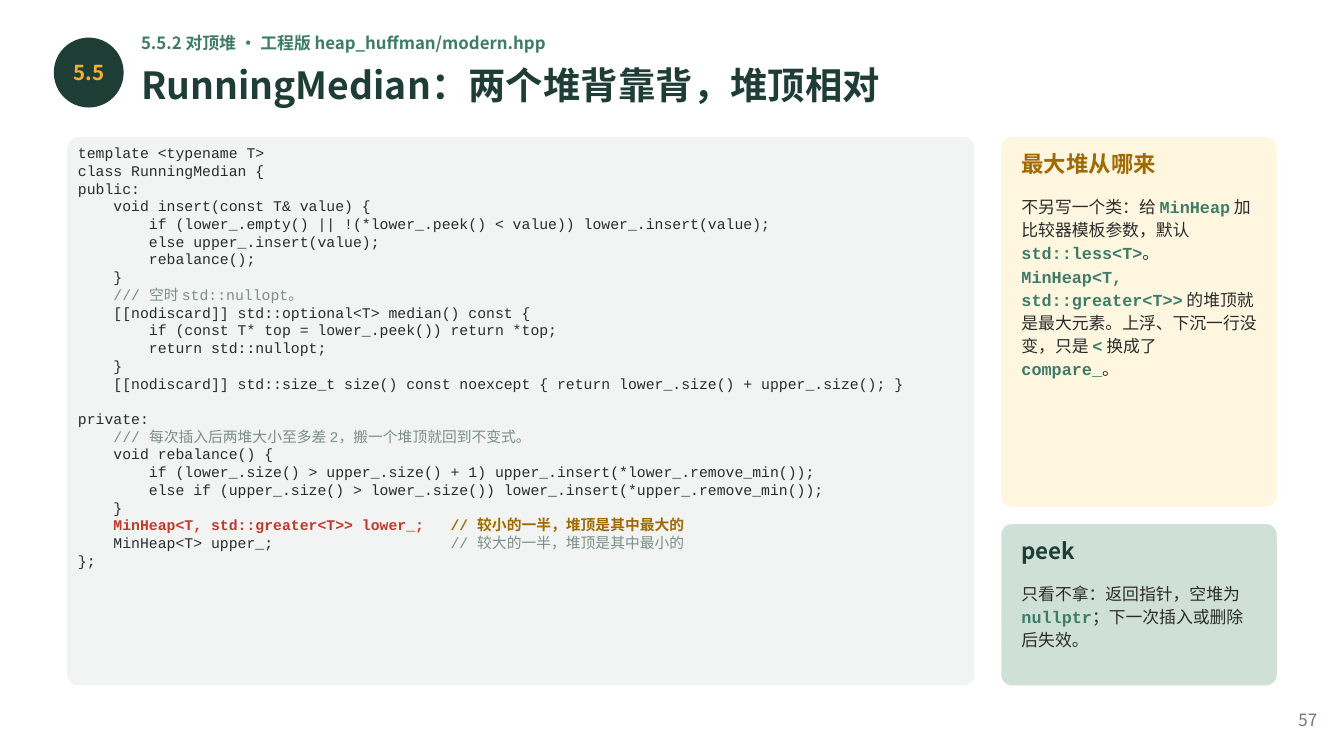
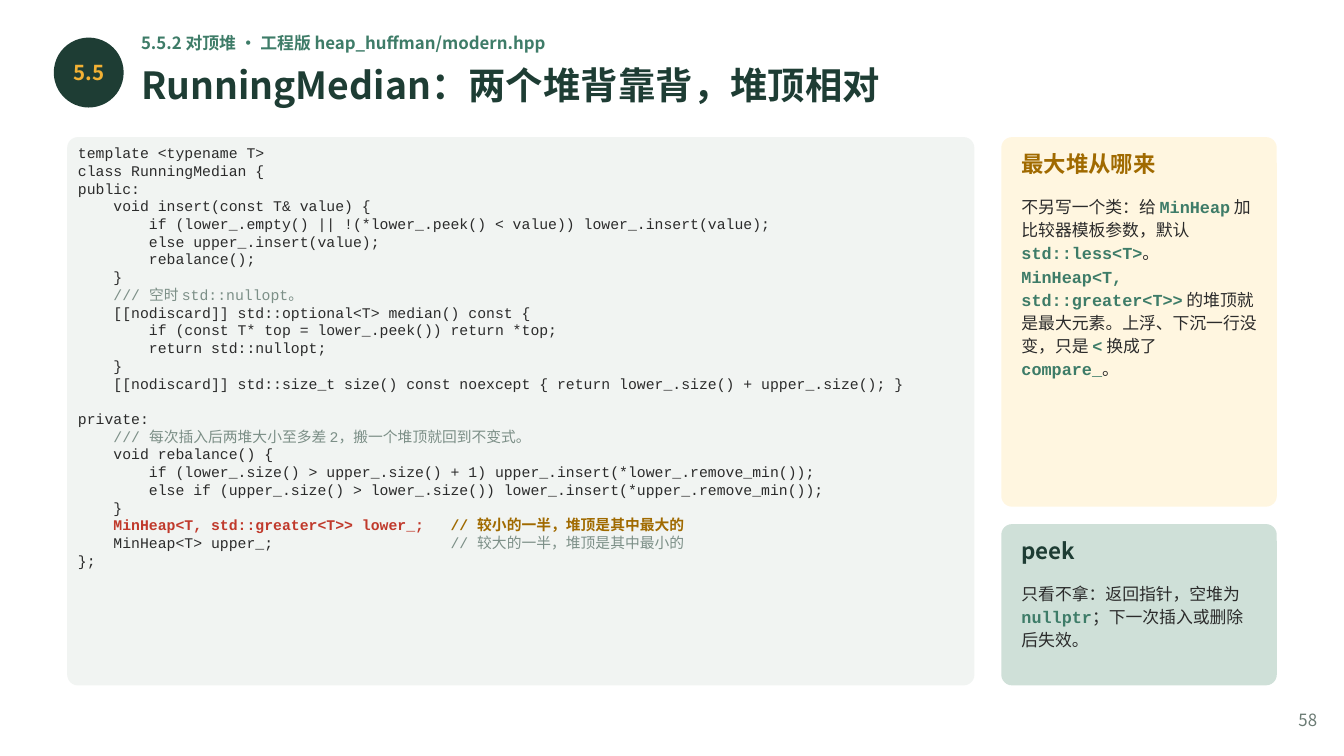
Before and after one commit to GMyhf/2026fall-cs201, a slide deck: slide 58 of courseware/202609_DSA_05_Binary_Tree.pptx (slide 57 before the commit). Drawn at 1344x756 pixels with LibreOffice and Linux fonts; fonts in the diff are those of the drawing. Boxes give left, top, right and bottom in pixels: in the first picture for what was removed or moved away, otherwise in the second. Text is boxed around its words. In the diff, an @@ line names an element or a change of style, - is before the commit and + after.

```diff
--- a/courseware/202609_DSA_05_Binary_Tree.pptx
+++ b/courseware/202609_DSA_05_Binary_Tree.pptx
@@ text at (1298,713,1317,726): text changed @@
-57
+58
```
Also in this commit, not shown: 41 other slides changed, 1 slide added, 1 other file.
